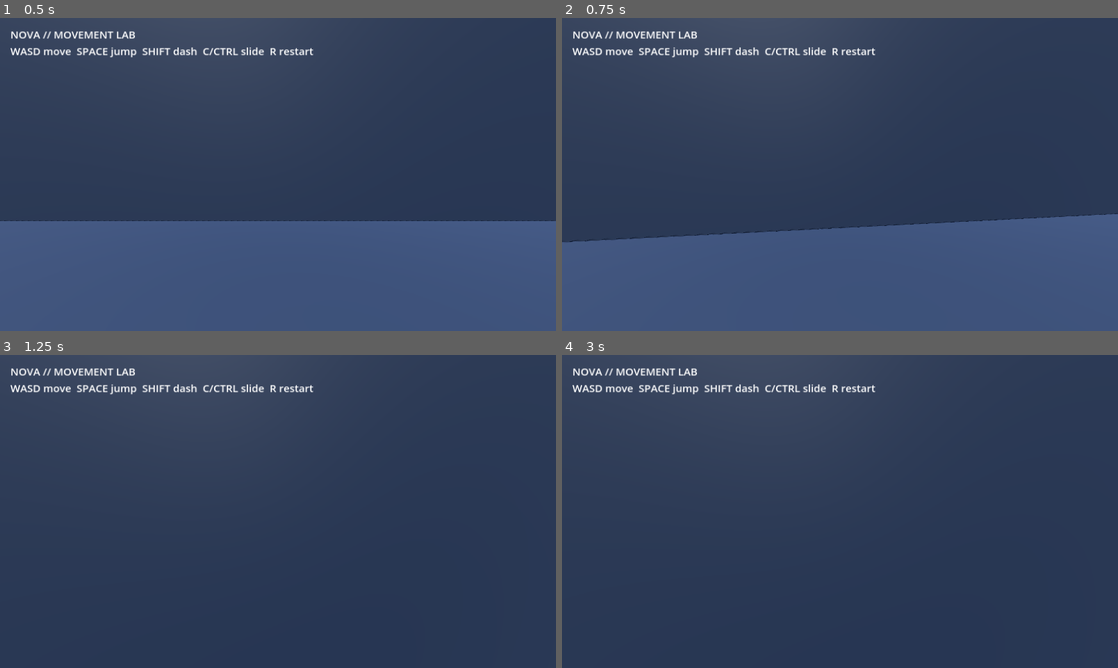
Above: before the commit, frames 1-4 (two rows, left to right).
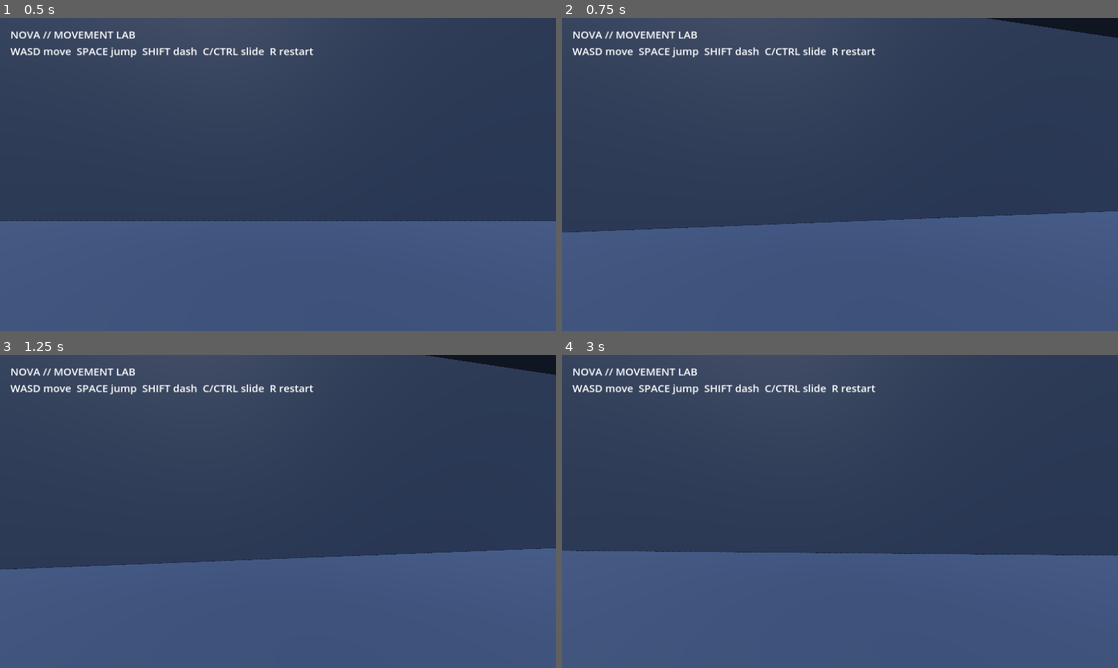
Above: after the commit, the same moments.

Repository: awolfson12/Nova
Game: Godot game, scene res://main.tscn
Two runs of this game, one before a commit and one after it. Both use one fixed random seed, a clock stepped at 60 frames per second and the inputs below.
Inputs (mouse positions are in pixels of both pictures, inside the frame that each line leads up to):
- Up to frame 1 (0.5 s): no input
- Up to frame 2 (0.75 s): move the mouse to (867, 174) at 0.52 s; hold W (move_forward, bound only before the commit) from 0.53 s (still down); hold Ctrl (slide, bound only before the commit) from 0.53 s (still down); tap Shift (dash, bound only before the commit) at 0.6 s
- Up to frame 3 (1.25 s): keep holding W (move_forward, bound only before the commit); keep holding Ctrl (slide, bound only before the commit); tap Space (jump, bound only before the commit) at 0.77, 1.07 s
- Up to frame 4 (3 s): keep holding W (move_forward, bound only before the commit); tap Enter at 1.25 s; move the mouse to (812, 511) at 1.27 s; release Ctrl (slide, bound only before the commit) at 1.28 s; tap Ctrl (slide, bound only before the commit) at 1.35 s; tap Space (jump, bound only before the commit) at 1.52, 1.55, 1.82, 2.1 s; tap R (restart, bound only before the commit) at 2 s; move the mouse to (851, 505) at 2.02 s; tap Shift (dash, bound only before the commit) at 2.3, 2.85 s; move the mouse to (834, 517) at 2.77 s

Frame 1 is identical in both runs. In frame 2, 2.8% of the frame differs, in the area x 0-100%, y 0-72%; in frame 3, 36%; in frame 4, 37%, in the area x 0-100%, y 62-100%.

Commit message:
Harden Godot project configuration

Diff:
--- a/godot/project.godot
+++ b/godot/project.godot
@@ -18,16 +18,6 @@
 renderer/rendering_method.mobile="gl_compatibility"
 textures/default_filters/use_nearest_mipmap_filter=false
 
-[input]
-move_forward={"deadzone":0.2,"events":[Object(InputEventKey,"physical_keycode":87)]}
-move_back={"deadzone":0.2,"events":[Object(InputEventKey,"physical_keycode":83)]}
-move_left={"deadzone":0.2,"events":[Object(InputEventKey,"physical_keycode":65)]}
-move_right={"deadzone":0.2,"events":[Object(InputEventKey,"physical_keycode":68)]}
-jump={"deadzone":0.2,"events":[Object(InputEventKey,"physical_keycode":32)]}
-dash={"deadzone":0.2,"events":[Object(InputEventKey,"physical_keycode":4194325)]}
-slide={"deadzone":0.2,"events":[Object(InputEventKey,"physical_keycode":4194326),Object(InputEventKey,"physical_keycode":67)]}
-restart={"deadzone":0.2,"events":[Object(InputEventKey,"physical_keycode":82)]}
-
 [layer_names]
 3d_physics/layer_1="World"
 3d_physics/layer_2="Player"
